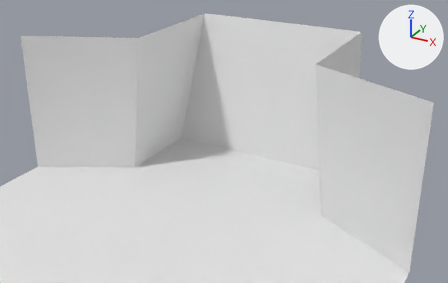
An edit to the glTF model models/rose2webar.glb, drawn before and after from the same camera.
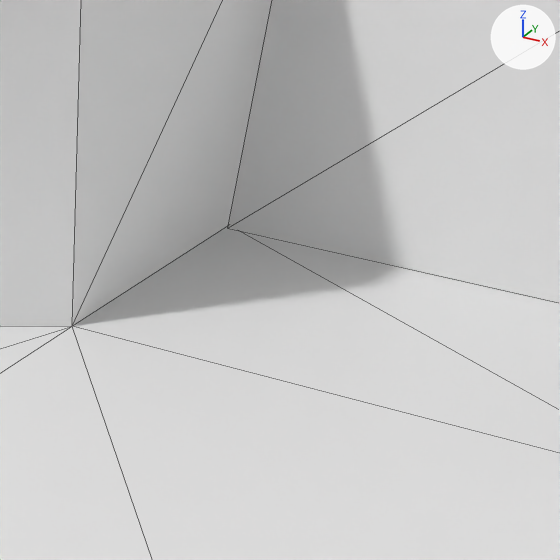
Each version is shown whole from a camera (50 mm lens) standing at (2.066, -3.348, 1.36) and looking at (-0.047, 0.494, -0.561), then close up on the part from 25% to 62% of the width and 25% to 84% of the height. Lighting does not change. The marker at upper right points along +X, +Y and +Z. The close-ups show mesh edges as thin lines. Where no turn or scale is listed for an object, it has been applied to the vertices.

Names of what the first close-up shows: 'Plane', 'emitter_plane'.
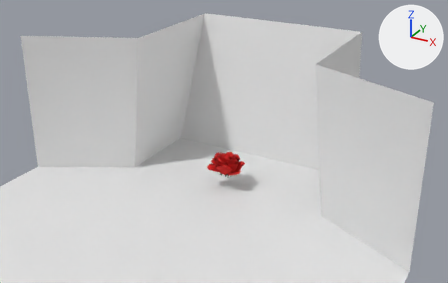
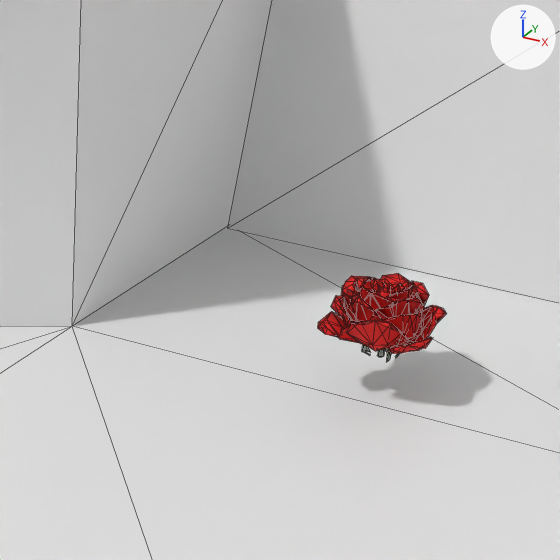
The newer file is also turned or shifted as a whole; pictures and numbers use the older file's frame.

Changed parts and their boxes (x1, y1, x2, y2) in the close-ups (560 x 560 px):
'rose.001', added (red)
    after: (318, 273, 446, 362)
    faces in mat_m_petal_007 (red #e7120e): (318, 273, 446, 354)
    faces in mat_m_stem_007 (dark green #354727): (362, 345, 400, 362)

The change, as a diff of the scene's bpy script:
```diff
--- a/models/rose2webar.glb.py
+++ b/models/rose2webar.glb.py
@@ mat_m_stem_007 @@
+mat_m_stem_007 = principled_material('m_stem.007')
+mat_m_stem_007.base_color = (0.0352, 0.0637, 0.0206)  # dark green #354727
@@ mat_m_petal_007 @@
+mat_m_petal_007 = principled_material('m_petal.007')
+mat_m_petal_007.base_color = (0.8, 0.00615, 0.00432)  # red #e7120e
+mat_m_petal_007.roughness = 0.787
@@ me_beziercurve_007 @@
+me_beziercurve_007.from_pydata(...)  # 565 vertices, 988 faces; spans x -0.131..0.148, y -0.134..0.157, z 0.002..0.198
+# faces by material slot: [868, 120]
+me_beziercurve_007.materials.append(mat_m_petal_007)  # red #e7120e
+me_beziercurve_007.materials.append(mat_m_stem_007)  # dark green #354727
@@ ob_rose_001 @@
+ob_rose_001 = bpy.data.objects.new('rose.001', me_beziercurve_007)
+ob_rose_001.location = (0.0, 0.433, -0.824)
```
